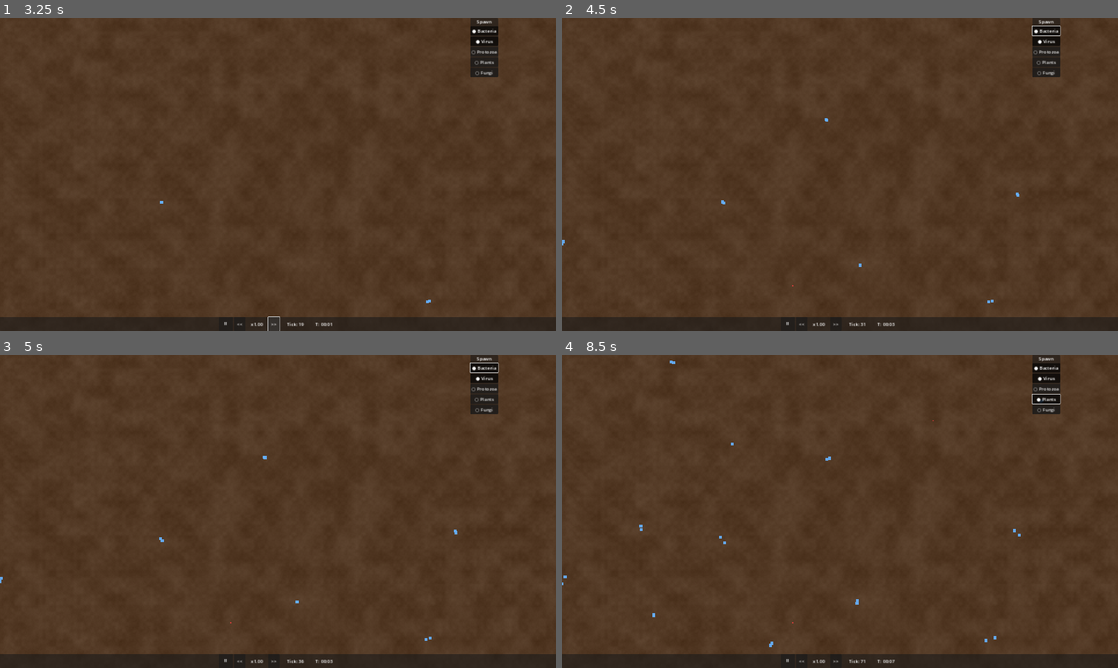
Above: before the commit, frames 1-4 (two rows, left to right).
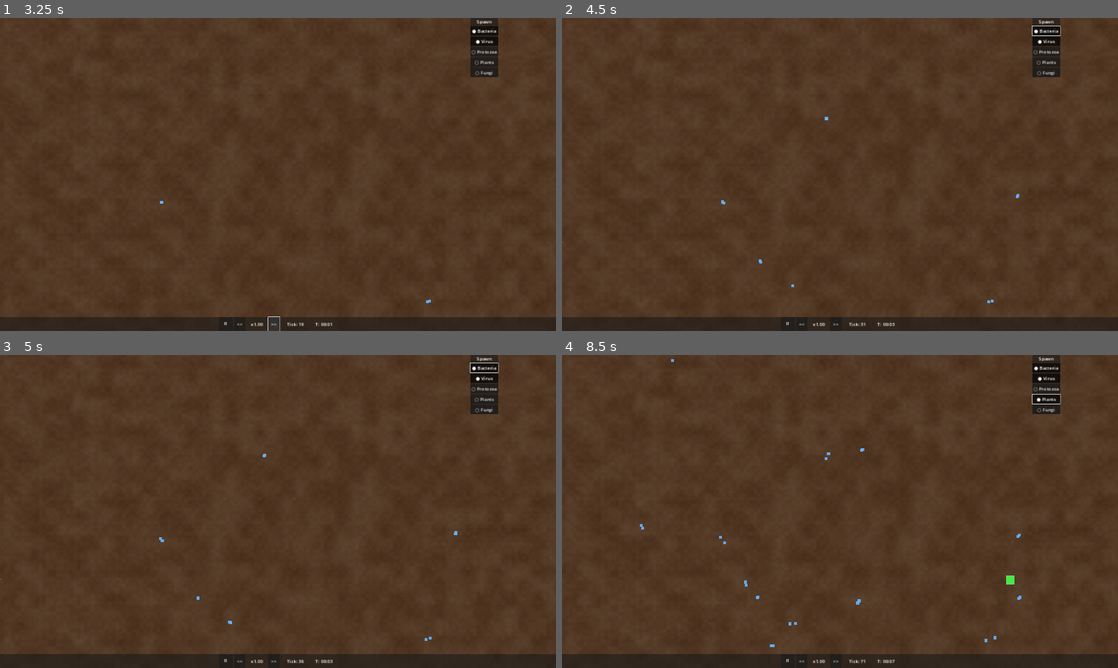
Above: after the commit, the same moments.

Repository: trinityUwU/Primordia
Game: Godot game, scene res://scenes/World.tscn
Two runs of this game, one before a commit and one after it. Both use one fixed random seed, a clock stepped at 60 frames per second and the inputs below.
Inputs:
- Up to frame 1 (3.25 s): click "⏸" at 0.5 s; click "▶" at 1.25 s; click "<<" at 2 s; click ">>" at 2.75 s
- Up to frame 2 (4.5 s): click "● Bacteria" at 3.5 s; click "○ Bacteria" at 4.25 s
- Up to frame 3 (5 s): no input
- Up to frame 4 (8.5 s): click "● Virus" at 5 s; click "○ Virus" at 5.75 s; click "○ Protozoa" at 6.5 s; click "● Protozoa" at 7.25 s; click "○ Plants" at 8 s

Frame 1 is identical in both runs. In frame 2, less than 0.1% of the frame differs, in the area x 0-83%, y 31-86%; in frame 3, less than 0.1%; in frame 4, 0.2%, in the area x 0-87%, y 1-94%.

Commit message:
fix: spawn overhaul — density check removed, conditions simplifiées, rolls indépendants par type

Diff:
--- a/scripts/managers/ChunkSpawner.gd
+++ b/scripts/managers/ChunkSpawner.gd
@@ -3,10 +3,10 @@
 const ACTIVE_RADIUS: float = 800.0
 const SPAWN_RADIUS: float = 1000.0
 const MAX_AGENTS: int = 2000
-const MAX_DENSITY_PER_CHUNK: float = 2.0
+const MAX_DENSITY_PER_CHUNK: float = 8.0
 const SPAWN_PER_TICK: int = 3
 const SPAWN_EVERY_N_TICKS: int = 10
-const MIN_NUTRIENTS_TO_SPAWN: float = 0.1
+const MIN_NUTRIENTS_TO_SPAWN: float = 0.05
 
 var _camera_world_pos: Vector2 = Vector2.ZERO
 var _last_valid_camera_pos: Vector2 = Vector2.ZERO
@@ -46,19 +46,19 @@
 	var to_spawn: int = mini(SPAWN_PER_TICK, MAX_AGENTS - AgentPool._alive_count)
 	var spawned: int = 0
 	var attempts: int = 0
-	while spawned < to_spawn and attempts < to_spawn * 4:
+	while spawned < to_spawn and attempts < to_spawn * 8:
 		attempts += 1
 		var pos: Vector2 = _random_spawn_pos()
 		if not _can_spawn_at(pos):
 			continue
 		var chunk_coord: Vector2i = WorldGrid.world_to_chunk(pos)
 		var biome: int = WorldGrid.get_chunk_biome(chunk_coord)
-		var roll: float = randf()
-		if spawn_protozoa_enabled and roll < 0.15:
+		# Each special type rolls independently, bacteria is fallback
+		if spawn_protozoa_enabled and randf() < 0.12:
 			AgentPool.spawn_protozoa(pos.x, pos.y)
-		elif spawn_plant_enabled and _can_spawn_plant_at(pos) and roll < 0.08:
+		elif spawn_plant_enabled and _can_spawn_plant_at(pos) and randf() < 0.20:
 			AgentPool.spawn_plant(pos.x, pos.y)
-		elif spawn_fungi_enabled and _can_spawn_fungi_at(pos) and roll < 0.06:
+		elif spawn_fungi_enabled and _can_spawn_fungi_at(pos) and randf() < 0.15:
 			AgentPool.spawn_fungi(pos.x, pos.y)
 		elif spawn_bacteria_enabled and (not spawn_virus_enabled or randf() < 0.85):
 			AgentPool.spawn_bacterium(pos.x, pos.y, _genome_for_biome(biome))
@@ -77,25 +77,11 @@
 		return false
 	var chunk_coord: Vector2i = WorldGrid.world_to_chunk(pos)
 	var biome: int = WorldGrid.get_chunk_biome(chunk_coord)
-	# No spawn in rock (too hostile), very rare in water
 	if biome == WorldGrid.BIOME_ROCK:
 		return false
 	if biome == WorldGrid.BIOME_WATER and randf() > 0.4:
 		return false
-	var nearby: PackedInt32Array = AgentPool.get_agents_in_radius(
-		pos.x, pos.y, WorldGrid.CHUNK_WORLD_SIZE
-	)
-	return nearby.size() < int(MAX_DENSITY_PER_CHUNK)
-
-
-func _can_spawn_protozoa_at(pos: Vector2) -> bool:
-	# Need at least 3 bacteria nearby to justify a predator
-	var nearby: PackedInt32Array = AgentPool.get_agents_in_radius(pos.x, pos.y, 300.0)
-	var bacteria_count: int = 0
-	for i in nearby:
-		if AgentPool.agent_type[i] == AgentPool.TYPE_BACTERIUM:
-			bacteria_count += 1
-	return bacteria_count >= 3
+	return true
 
 
 func _can_spawn_plant_at(pos: Vector2) -> bool:
@@ -105,20 +91,17 @@
 		return false
 	var gx: int = int(pos.x / WorldGrid.CELL_SIZE)
 	var gy: int = int(pos.y / WorldGrid.CELL_SIZE)
-	return WorldGrid.get_cell_value(gx, gy, "light") > 0.5 and \
-		   WorldGrid.get_cell_value(gx, gy, "water") > 0.2
+	return WorldGrid.get_cell_value(gx, gy, "light") > 0.3
 
 
 func _can_spawn_fungi_at(pos: Vector2) -> bool:
 	var chunk_coord: Vector2i = WorldGrid.world_to_chunk(pos)
 	var biome: int = WorldGrid.get_chunk_biome(chunk_coord)
-	# Fungi thrive in wood/earth, need moisture and organic matter
-	if biome != WorldGrid.BIOME_WOOD and biome != WorldGrid.BIOME_EARTH:
+	if biome == WorldGrid.BIOME_ROCK or biome == WorldGrid.BIOME_WATER:
 		return false
 	var gx: int = int(pos.x / WorldGrid.CELL_SIZE)
 	var gy: int = int(pos.y / WorldGrid.CELL_SIZE)
-	return WorldGrid.get_cell_value(gx, gy, "water") > 0.3 and \
-		   WorldGrid.get_cell_value(gx, gy, "nutrients") > 0.2
+	return WorldGrid.get_cell_value(gx, gy, "nutrients") > 0.1
 
 
 func _genome_for_biome(biome: int) -> Dictionary:
@@ -129,9 +112,7 @@
 			return { "gram_positive": true, "metabolism": 0.025, "move_speed": 35.0 }
 		WorldGrid.BIOME_WOOD:
 			return { "gram_positive": true, "metabolism": 0.018, "division_threshold": 0.9 }
-		WorldGrid.BIOME_ROCK:
-			return {}  # never reached, filtered above
-		_:  # EARTH default
+		_:
 			return {}
 
 
